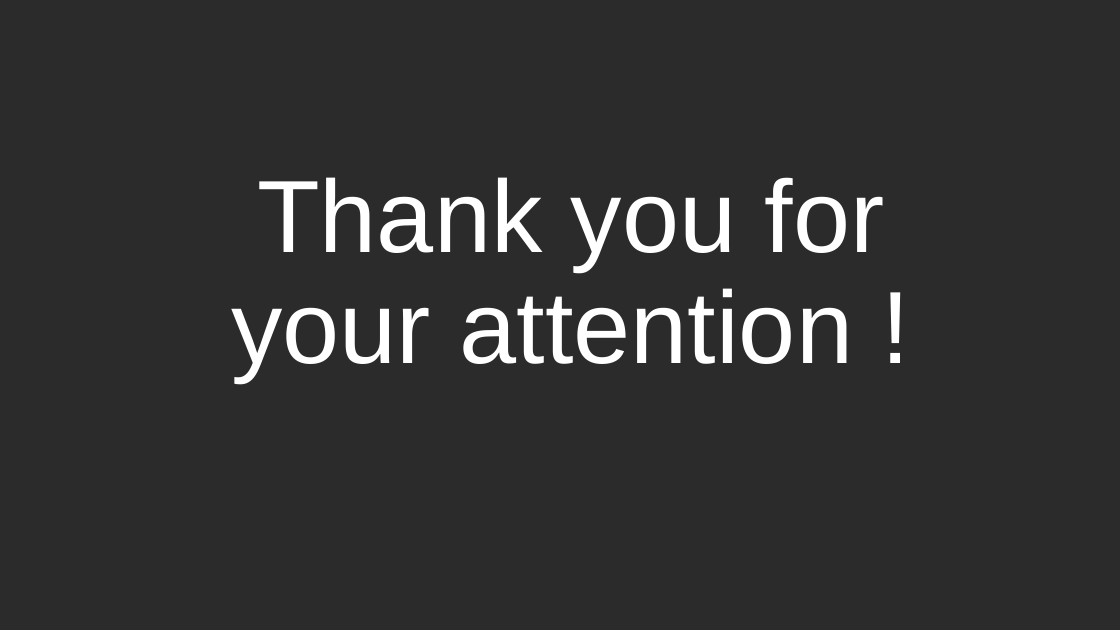
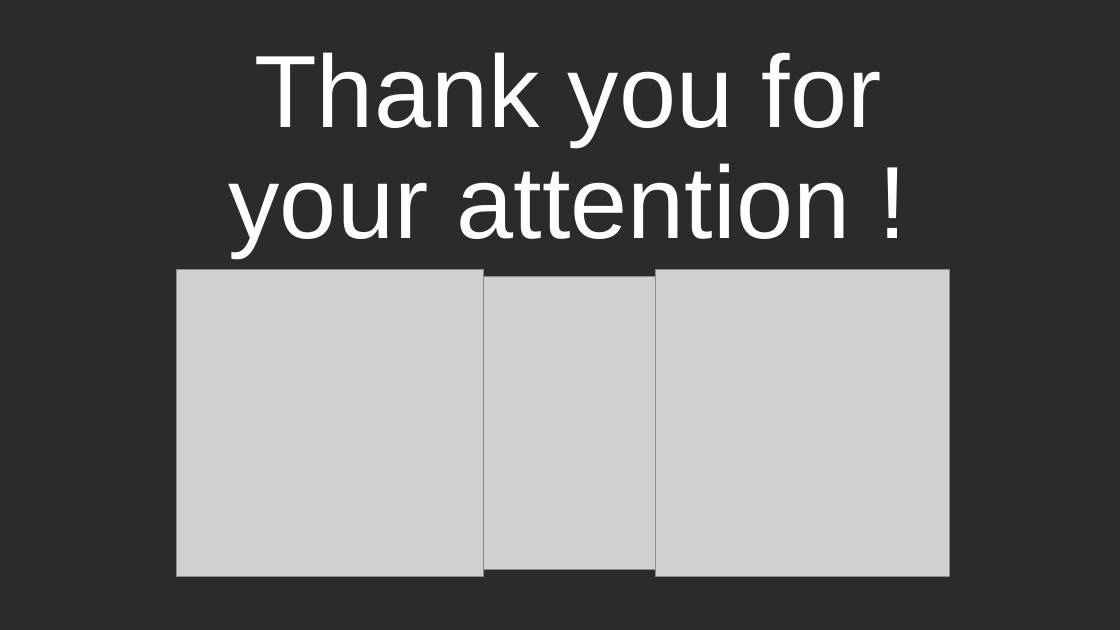
Before and after one commit to Mordsz/Vizsga, a slide deck: slide 23 of TidesOfEnvy.pptx. Drawn at 1120x630 pixels with LibreOffice and Linux fonts; fonts in the diff are those of the drawing; grey boxes stand for pictures; background and template pictures are left out; a plain dark background stands for a picture behind light text. Boxes give left, top, right and bottom in pixels: in the first picture for what was removed or moved away, otherwise in the second. Text is boxed around its words. In the diff, an @@ line names an element or a change of style, - is before the commit and + after.

```diff
--- a/TidesOfEnvy.pptx
+++ b/TidesOfEnvy.pptx
@@ title "Thank you for your attention ...": place and size @@
-title "Thank you for your attention ..." at <box>232,177,885,383</box>
+title "Thank you for your attention ..." at <box>229,52,882,258</box>
@@ picture added at <box>176,270,484,577</box> @@
@@ picture added at <box>422,276,715,570</box> @@
@@ picture added at <box>655,270,949,577</box> @@
```
Also in this commit, not shown: 11 other slides changed, 10 slides added, 10 slides removed.
